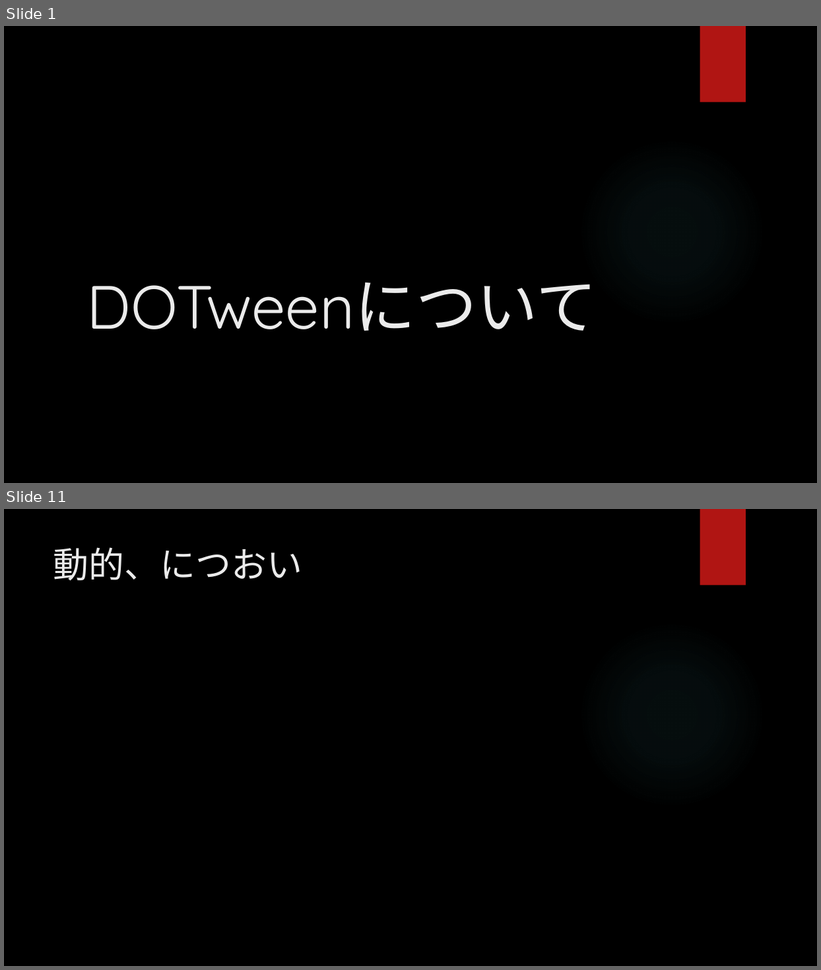
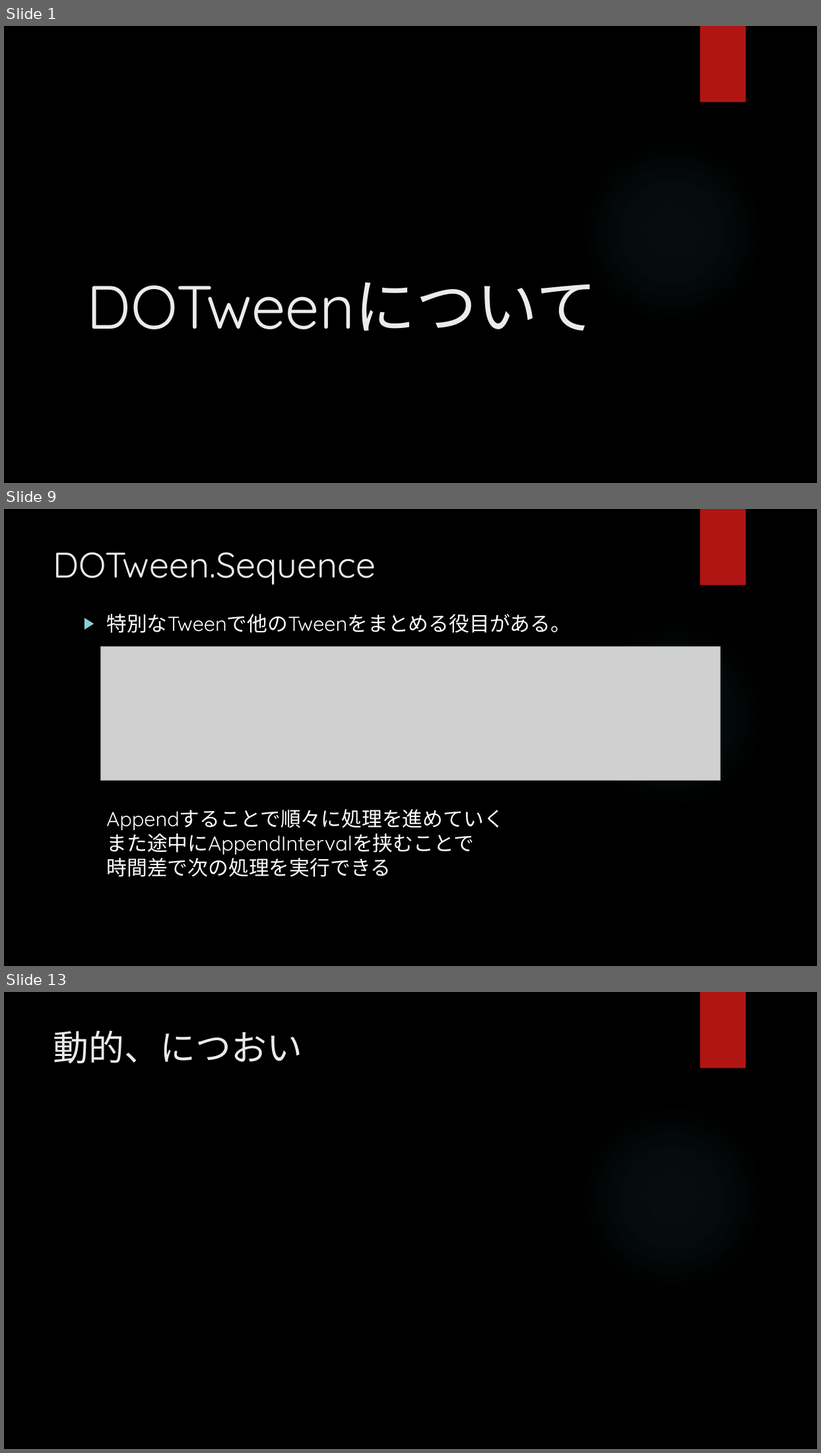
Before and after one commit to hopesnow/Study, a slide deck: RHStudy/Documents/プレゼンテーション1.pptx. Shown one above the other, each under a label of ours: slides 1 and 11 before the commit, slides 1, 9 and 13 after it; the slides between them are not shown. The pictures are 821x970 and 821x1453 pixels, drawn with LibreOffice and Linux fonts; fonts in the diff are those of the drawing; grey boxes stand for pictures; background and template pictures are left out. Boxes give left, top, right and bottom in pixels: in the first picture for what was removed or moved away, otherwise in the second. Text is boxed around its words. In the diff, an @@ line names an element or a change of style, - is before the commit and + after.

```diff
--- a/RHStudy/Documents/プレゼンテーション1.pptx
+++ b/RHStudy/Documents/プレゼンテーション1.pptx
@@ slide 9 added at (4,509,817,966), background picture (left out); not listed: 2 template elements that a slide beside it also shows @@
@@ title added at (54,552,376,585), 42 pt, text #EBEBEB @@
+DOTween.Sequence
@@ text added at (106,614,571,633), 24 pt, text #FFFFFF @@
+▶ 特別なTweenで他のTweenをまとめる役目がある。
@@ picture added at (100,646,720,780) @@
@@ text added at (106,809,504,877), 24 pt, text #FFFFFF @@
+Appendすることで順々に処理を進めていく
+また途中にAppendIntervalを挟むことで
+時間差で次の処理を実行できる
@@ what was slide 11 is now slide 13 @@
```
Also in this commit, not shown: 7 slides changed, 3 other slides added, 2 slides removed, 1 other file.
